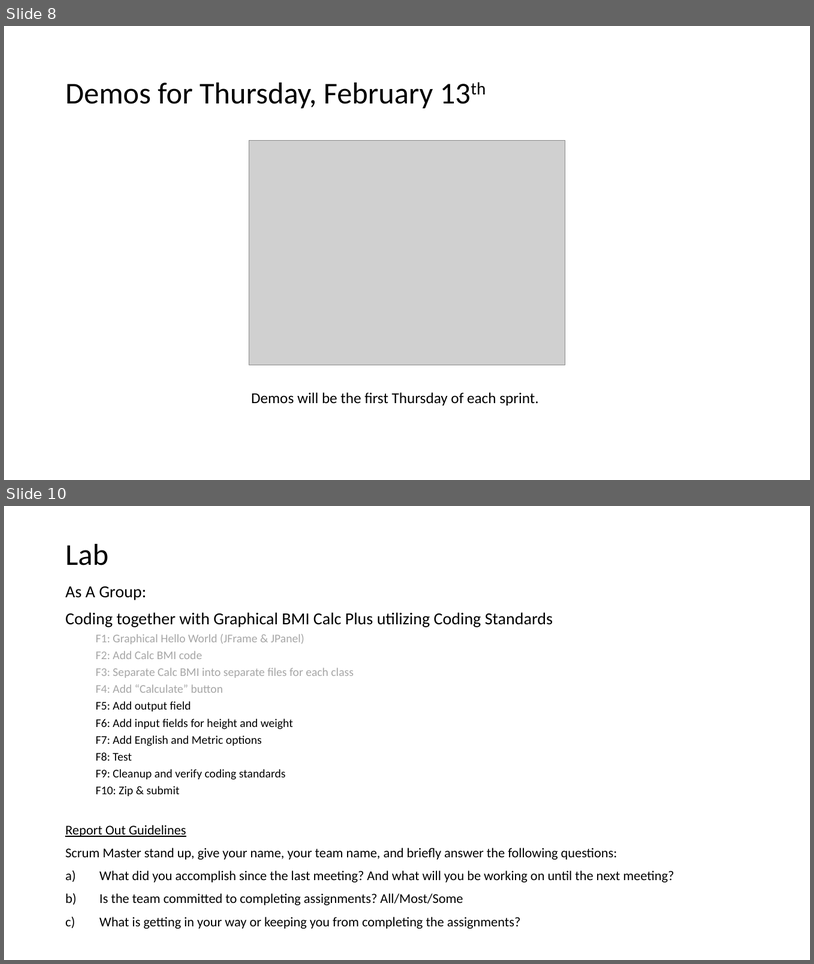
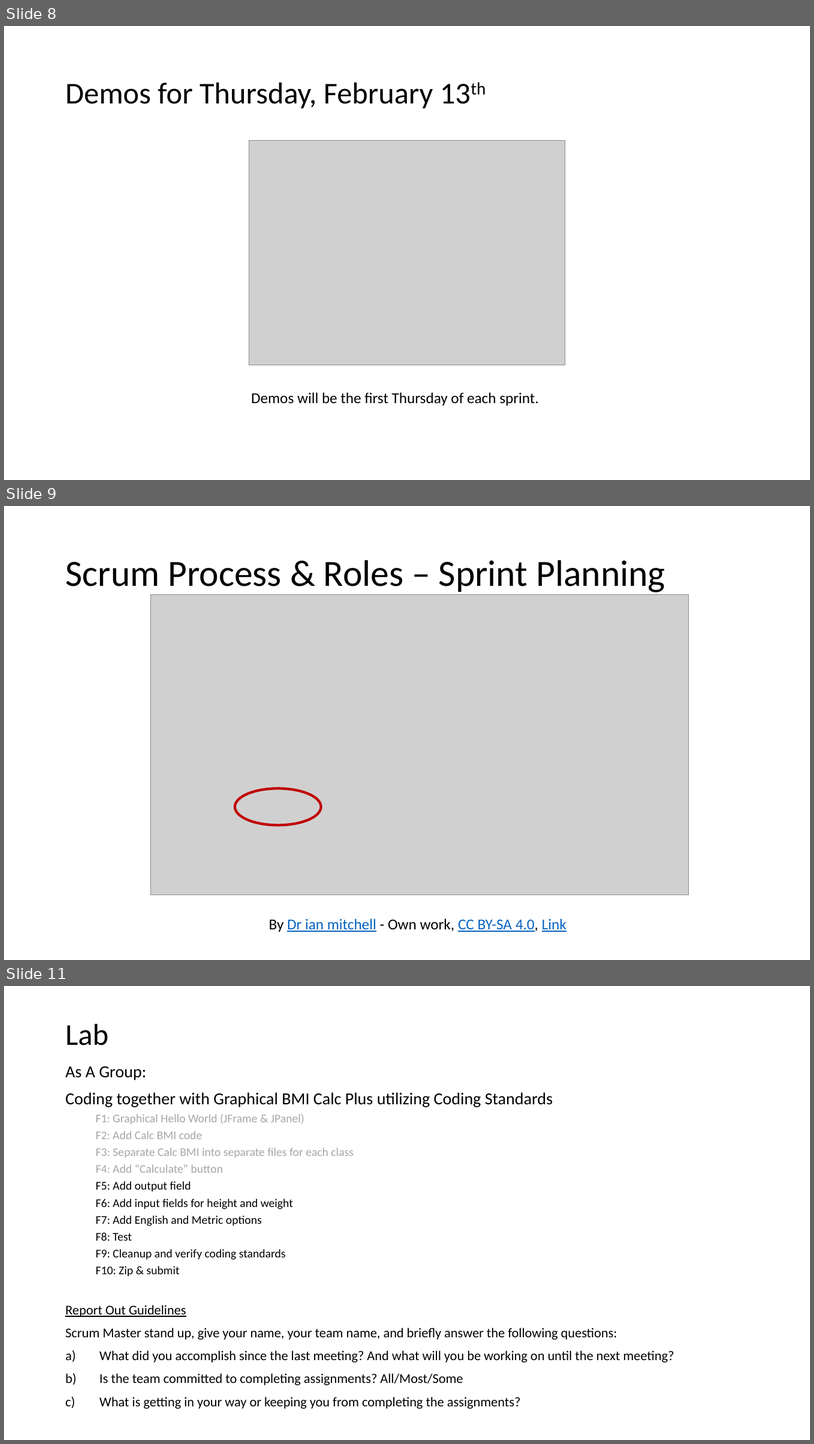
Before and after one commit to EricJPogue/CPSC-24500, a slide deck: lecture-slides/2020-02-11-oop.pptx. Shown one above the other, each under a label of ours: slides 8 and 10 before the commit, slides 8, 9 and 11 after it; the slides between them are not shown. The pictures are 814x964 and 814x1444 pixels, drawn with LibreOffice and Linux fonts; fonts in the diff are those of the drawing; grey boxes stand for pictures. Boxes give left, top, right and bottom in pixels: in the first picture for what was removed or moved away, otherwise in the second. Text is boxed around its words. In the diff, an @@ line names an element or a change of style, - is before the commit and + after.

```diff
--- a/lecture-slides/2020-02-11-oop.pptx
+++ b/lecture-slides/2020-02-11-oop.pptx
@@ slide 9 added at (4,506,810,960), background #FFFFFF @@
@@ title added at (65,560,665,595), 44 pt, text #000000 @@
+Scrum Process & Roles – Sprint Planning
@@ picture added at (151,595,689,895) @@
@@ ellipse added at (235,789,321,825), outline #C00000 3 pt @@
@@ text added at (269,918,567,931), 18 pt, text #0563C1, underline @@
+By Dr ian mitchell - Own work, CC BY-SA 4.0, Link
@@ what was slide 10 is now slide 11 @@
```
Also in this commit, not shown: 1 slide changed.
